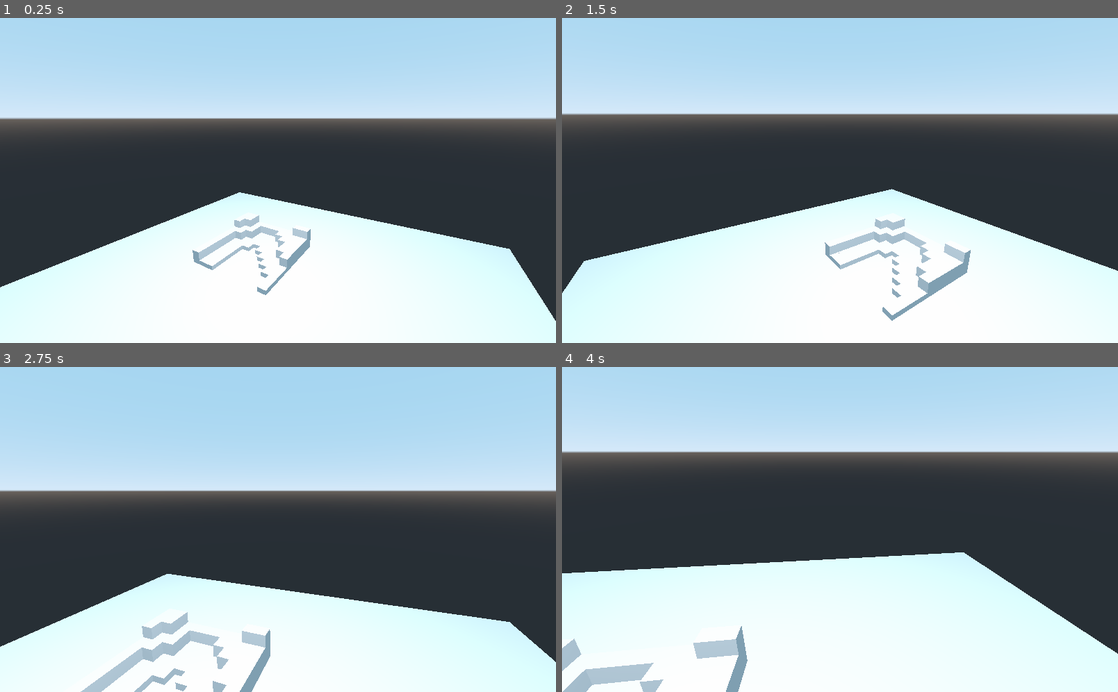
Above: before the commit, frames 1-4 (two rows, left to right).
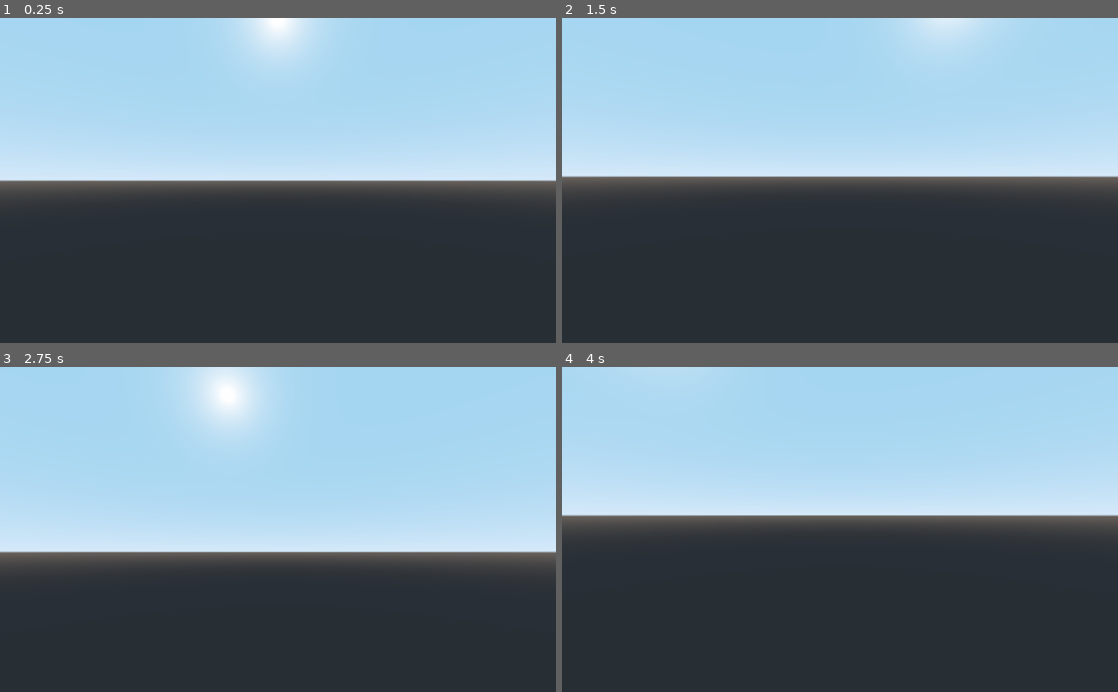
Above: after the commit, the same moments.

Repository: navett52/GodotProceduralCubeTerrain
Game: Godot game, scene res://ProceduralCubes.tscn
Same seed, same stepped clock (60 frames per second), same inputs: the game is played once before the commit and once after it.
Inputs (mouse positions are in pixels of both pictures, inside the frame that each line leads up to):
- Up to frame 1 (0.25 s): no input
- Up to frame 2 (1.5 s): tap Enter at 0.5 s; move the mouse to (867, 180) at 0.52 s; hold Up (ui_up) from 0.53 s (still down); click (867, 180) at 0.67 s; move the mouse to (812, 180) at 1.27 s
- Up to frame 3 (2.75 s): keep holding Up (ui_up); move the mouse to (289, 523) at 2.02 s
- Up to frame 4 (4 s): keep holding Up (ui_up); move the mouse to (834, 536) at 2.77 s; click (834, 536) at 2.92 s; move the mouse to (878, 532) at 3.52 s

The runs differ from the first frame. In frame 1, 64% of the frame differs, in the area x 0-100%, y 0-100%; in frame 2, 65%; in frame 3, 58%; in frame 4, 66%, in the area x 0-100%, y 18-100%.
Error after the commit: Parse Error: Variable "i" already defined in the scope (at line 57). (res://WorldGenerator.gd:95)

Commit message:
Everything is upside down, but sort of working.

Diff:
--- a/Chunk.gd
+++ b/Chunk.gd
@@ -27,9 +27,9 @@
 	var tris = []
 	var uvs = []
 
-	for x in range(chunkWidth + 1):
-		for z in range(chunkWidth + 1):
-			for y in range(chunkHeight):
+	for x in range(1, chunkWidth + 1):
+		for z in range(1, chunkWidth + 1):
+			for y in range(1, chunkHeight):
 				if blocks[_blocksKey(x, y, z)] != WorldGenerationGlobals.BlockType.AIR:
 					var blockPos = Vector3(x - 1, y, z - 1)
 					var numFaces = 0
@@ -43,19 +43,19 @@
 						addQuad(pos1, pos2, pos3, pos4)
 						numFaces += 1
 
-						for uv in WorldGenerationGlobals.blocks[_blocksKey(x, y, z)].topPos.getUvs():
+						for uv in WorldGenerationGlobals.blocks[blocks[_blocksKey(x, y, z)]].topPos.getUvs():
 							uvs.append(uv)
 
 					# Bottom of a cube if it's next to an air block
 					if y > 0 && blocks[_blocksKey(x, y - 1, z)] == WorldGenerationGlobals.BlockType.AIR:
 						var pos1 = blockPos + Vector3(0, 0, 0)
-						var pos2 = blockPos + Vector3(1, 0, 0)
+						var pos2 = blockPos + Vector3(0, 0, 1)
 						var pos3 = blockPos + Vector3(1, 0, 1)
-						var pos4 = blockPos + Vector3(0, 0, 1)
+						var pos4 = blockPos + Vector3(1, 0, 0)
 						addQuad(pos1, pos2, pos3, pos4)
 						numFaces += 1
 
-						for uv in WorldGenerationGlobals.blocks[_blocksKey(x, y, z)].bottomPos.getUvs():
+						for uv in WorldGenerationGlobals.blocks[blocks[_blocksKey(x, y, z)]].bottomPos.getUvs():
 							uvs.append(uv)
 
 					# Front of the cube
@@ -67,7 +67,7 @@
 						addQuad(pos1, pos2, pos3, pos4)
 						numFaces += 1
 
-						for uv in WorldGenerationGlobals.blocks[_blocksKey(x, y, z)].sidePos.getUvs():
+						for uv in WorldGenerationGlobals.blocks[blocks[_blocksKey(x, y, z)]].sidePos.getUvs():
 							uvs.append(uv)
 
 					# Right side of the cube
@@ -79,19 +79,23 @@
 						addQuad(pos1, pos2, pos3, pos4)
 						numFaces += 1
 
-						for uv in WorldGenerationGlobals.blocks[_blocksKey(x, y, z)].sidePos.getUvs():
+						for uv in WorldGenerationGlobals.blocks[blocks[_blocksKey(x, y, z)]].sidePos.getUvs():
 							uvs.append(uv)
 
 					# Back of the cube
 					if blocks[_blocksKey(x, y, z + 1)] == WorldGenerationGlobals.BlockType.AIR:
-						var pos1 = blockPos + Vector3(1, 0, 1)
-						var pos2 = blockPos + Vector3(1, 1, 1)
-						var pos3 = blockPos + Vector3(0, 1, 1)
-						var pos4 = blockPos + Vector3(0, 0, 1)
+						# A needs to be 0, 0, 1
+						# B needs to be 0, 1, 1
+						# C needs to be 1, 1, 1
+						# D needs to be 1, 0, 1
+						var pos1 = blockPos + Vector3(0, 0, 1)
+						var pos2 = blockPos + Vector3(0, 1, 1)
+						var pos3 = blockPos + Vector3(1, 1, 1)
+						var pos4 = blockPos + Vector3(1, 0, 1)
 						addQuad(pos1, pos2, pos3, pos4)
 						numFaces += 1
 
-						for uv in WorldGenerationGlobals.blocks[_blocksKey(x, y, z)].sidePos.getUvs():
+						for uv in WorldGenerationGlobals.blocks[blocks[_blocksKey(x, y, z)]].sidePos.getUvs():
 							uvs.append(uv)
 
 					# Left side of the cube
@@ -103,7 +107,7 @@
 						addQuad(pos1, pos2, pos3, pos4)
 						numFaces += 1
 
-						for uv in WorldGenerationGlobals.blocks[_blocksKey(x, y, z)].sidePos.getUvs():
+						for uv in WorldGenerationGlobals.blocks[blocks[_blocksKey(x, y, z)]].sidePos.getUvs():
 							uvs.append(uv)
 
 	# Add all of the verticies, indicies, and uvs to the surface tool
--- a/ProceduralCubes.gd
+++ b/ProceduralCubes.gd
@@ -58,11 +58,11 @@
 	var yOffset
 	var zOffset
 
-	for x in range(10):
+	for x in range(50):
 		xOffset = offset * x
-		for y in range(10):
+		for y in range(1):
 			yOffset = offset * y
-			for z in range(10):
+			for z in range(50):
 				zOffset = offset * z
 				makeCube(xOffset, BASE_HEIGHT + (yOffset * -1) + (floor(noise.get_noise_2d(x, z) * HEIGHT_SCALE)), zOffset)
 
--- a/ProceduralCubes.tscn
+++ b/ProceduralCubes.tscn
@@ -1,6 +1,6 @@
 [gd_scene load_steps=4 format=2]
 
-[ext_resource path="res://ProceduralCubes.gd" type="Script" id=1]
+[ext_resource path="res://WorldGenerator.gd" type="Script" id=1]
 [ext_resource path="res://assets/maujoe.camera_control/scripts/camera_control.gd" type="Script" id=2]
 
 [sub_resource type="PlaneMesh" id=1]
@@ -8,17 +8,18 @@
 [node name="Spatial" type="Spatial"]
 script = ExtResource( 1 )
 
+[node name="Camera" type="Camera" parent="."]
+transform = Transform( 1, 0, 0, 0, 1, 0, 0, 0, 1, 0, 7.25358, 0 )
+script = ExtResource( 2 )
+max_speed = Vector3( 10, 10, 10 )
+
 [node name="OmniLight" type="OmniLight" parent="."]
 transform = Transform( 1, 0, 0, 0, 1, 0, 0, 0, 1, 0, 24.4935, 0 )
 omni_range = 68.0169
 
-[node name="Camera" type="Camera" parent="."]
-transform = Transform( -0.851448, 0.135735, -0.506569, 3.66387e-08, 0.965926, 0.258819, 0.524439, 0.220371, -0.822436, -10.9361, 15.8831, -15.2826 )
-script = ExtResource( 2 )
+[node name="Target" type="Spatial" parent="."]
 
-[node name="GridLevel" type="MeshInstance" parent="."]
-transform = Transform( 22.1124, 0, 0, 0, 1, 0, 0, 0, 22.1124, 0, 0, 0 )
+[node name="MeshInstance" type="MeshInstance" parent="."]
+transform = Transform( 4.23773, 0, 0, 0, 1, 0, 0, 0, 4.23773, 0, -4.18942, 0 )
 mesh = SubResource( 1 )
 material/0 = null
-
-[node name="Target" type="Spatial" parent="."]
--- a/WorldGenerationGlobals.gd
+++ b/WorldGenerationGlobals.gd
@@ -3,8 +3,8 @@
 var TilePosClass = load("res://TilePos.gd")
 var BlockClass = load("res://Block.gd")
 
-const CHUNK_WIDTH = 10
-const CHUNK_HEIGHT = 100
+const CHUNK_WIDTH = 5
+const CHUNK_HEIGHT = 50
 
 enum Tile {DIRT, GRASS, GRASS_SIDE, STONE, TREE_SIDE, TREE_CX, LEAVES}
 
--- a/WorldGenerator.gd
+++ b/WorldGenerator.gd
@@ -3,9 +3,12 @@
 # Need a chunk
 var ChunkClass = load("res://Chunk.gd")
 var terrainChunk # mayhaps this should really be the MeshInstance object. We'll see.
+var thread
+var lock = Mutex.new()
+signal finished
 
 # Get the player; In this case a camera node
-var player
+var player = Camera
 var world
 
 # Make a dictionary to hold chunks
@@ -13,6 +16,7 @@
 
 # Noise
 var noise = OpenSimplexNoise.new()
+const genSeed = 10
 
 # Distance chunks load from player
 export var chunkDistance = 5
@@ -26,10 +30,74 @@
 func _ready():
 	world = get_node(".")
 	player = get_node("Camera")
+	noise.seed = genSeed
+	thread = Thread.new()
+	self.connect("finished", self, "wait")
 	loadChunks(true)
 
 func _process(delta):
 	loadChunks()
+
+func wait():
+	print("Waiting for thread.")
+	thread.wait_to_finish()
+
+var currentChunk = Vector2(-1 ,-1)
+func loadChunks(immediate = false):
+	# Get the chunk the player is currently in
+	var currentChunkPosX = floor(player.global_transform.origin.x)
+	var currentChunkPosZ = floor(player.global_transform.origin.z)
+
+	# Player entered a new chunk
+	# I'm using y here instead of z since I'm using a Vector2 instead of making my own class for chunk position
+	if currentChunk.x != currentChunkPosX || currentChunk.y != currentChunkPosZ:
+		currentChunk.x = currentChunkPosX
+		currentChunk.y = currentChunkPosZ
+
+		var i = currentChunkPosX - (WorldGenerationGlobals.CHUNK_WIDTH * chunkDistance)
+		var iComp = currentChunkPosX + (WorldGenerationGlobals.CHUNK_WIDTH * chunkDistance)
+
+		while i <= iComp:
+			var j = currentChunkPosZ - (WorldGenerationGlobals.CHUNK_WIDTH * chunkDistance)
+			var jComp = currentChunkPosZ + (WorldGenerationGlobals.CHUNK_WIDTH * chunkDistance)
+			while j <= jComp:
+				var cp = Vector2(i, j)
+
+				if !(chunks.has(cp)) && !(chunksToGen.has(cp)):
+					if immediate:
+						buildChunk(i, j)
+					else:
+						chunksToGen.append(cp)
+
+				j += WorldGenerationGlobals.CHUNK_WIDTH
+			i += WorldGenerationGlobals.CHUNK_WIDTH
+
+		var chunksToDestroy = []
+
+		# Remove chunks that are too far away.
+		for chunkPos in chunks:
+			if (abs(currentChunkPosX - chunkPos.x) > WorldGenerationGlobals.CHUNK_WIDTH * (chunkDistance + 3)) || (abs(currentChunkPosZ - chunkPos.y) > WorldGenerationGlobals.CHUNK_WIDTH * (chunkDistance + 3)):
+				chunksToDestroy.append(chunkPos)
+
+		# Remove any up for regeneration
+		for chunkPos in chunksToGen:
+			if (abs(currentChunkPosX - chunkPos.x) > WorldGenerationGlobals.CHUNK_WIDTH * (chunkDistance + 1)) || (abs(currentChunkPosZ - chunkPos.y) > WorldGenerationGlobals.CHUNK_WIDTH * (chunkDistance + 1)):
+				chunksToGen.erase(chunkPos)
+
+		for chunkPos in chunksToDestroy:
+			world.remove_child(chunks[chunkPos])
+			pooledChunks.append(chunks[chunkPos])
+			chunks.erase(chunkPos)
+
+		# Trying to handle logic here so no thread has to handle more than a certain number of chunks
+		if (chunksToGen.size() > 10):
+			var tempChunksToGen = []
+			for i in range(0, chunksToGen.size() - 1):
+				tempChunksToGen.append(chunksToGen.pop_front())
+				if tempChunksToGen.size() == 10:
+					thread.start(self, "delayBuildChunks", tempChunksToGen)
+					tempChunksToGen.clear()
+			chunksToGen.clear()
 
 func buildChunk(posX, posZ):
 	var chunk = ChunkClass.new()
@@ -38,9 +106,10 @@
 		chunk = pooledChunks[0]
 		world.add_child(chunk)
 		pooledChunks.erase(chunk)
-		chunk.global_transform = Vector3(posX, 0, posZ)
+		chunk.global_transform.origin = Vector3(posX, 0, posZ)
 	else:
-		chunk.global_transform = Vector3(posX, 0, posZ)
+		world.add_child(chunk)
+		chunk.global_transform.origin = Vector3(posX, 0, posZ)
 
 	# I believe this is looping through the chunk
 	for x in range(WorldGenerationGlobals.CHUNK_WIDTH + 2):
@@ -51,10 +120,29 @@
 	# TODO: Generate trees eventually
 
 	chunk.buildMesh()
+	chunks[Vector2(posX, posZ)] = chunk
 
 func getBlockType(x, y, z):
+	var surfacePass1 = noise.get_noise_2d(x, z) * 10
+	# var surfacePass2 = noise.get_noise_2d(x, z) * 10 * (noise.get_noise_2d(x, z) + .5)
 
-	pass
+	var surfaceMap = surfacePass1 # + surfacePass2
+	var surfaceHeight = (WorldGenerationGlobals.CHUNK_HEIGHT * .5) + surfaceMap
 
-func loadChunks(immediate = false):
-	pass
+	# Add more noise down here eventually for caves, cave masks, stone level, etc.
+
+	var block = WorldGenerationGlobals.BlockType.AIR
+	if y <= surfaceHeight:
+		block = WorldGenerationGlobals.BlockType.DIRT
+
+	# Would also use this loop for the cave gen but using certain noises as a mask
+
+	return block
+
+func delayBuildChunks(chunks):
+	print("Running delayBuildChunks with " + str(chunks.size()) + " chunks.")
+	print(chunks[0])
+	while chunks.size() > 0:
+		buildChunk(chunks[0].x, chunks[0].y)
+		chunks.remove(0)
+	emit_signal("finished")
